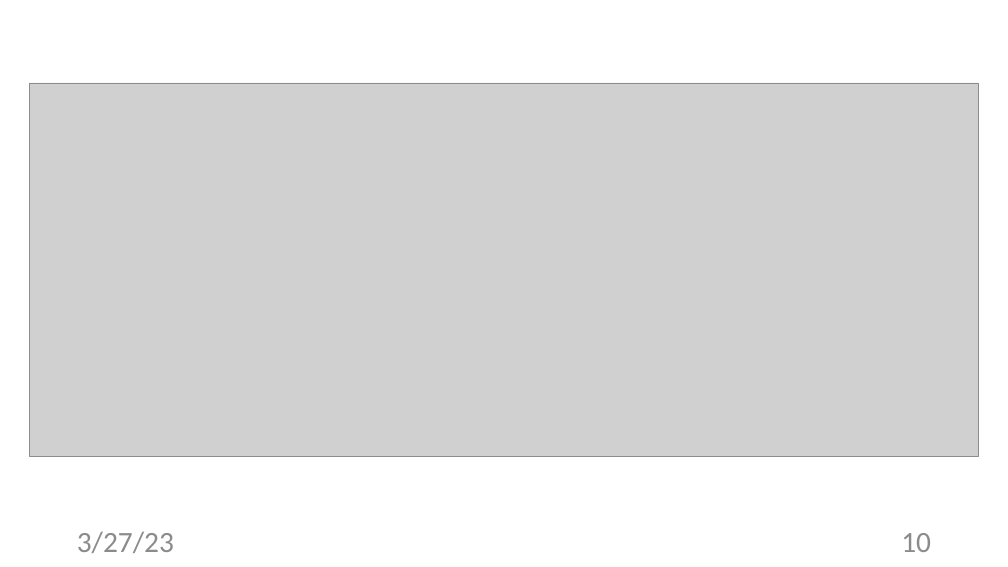
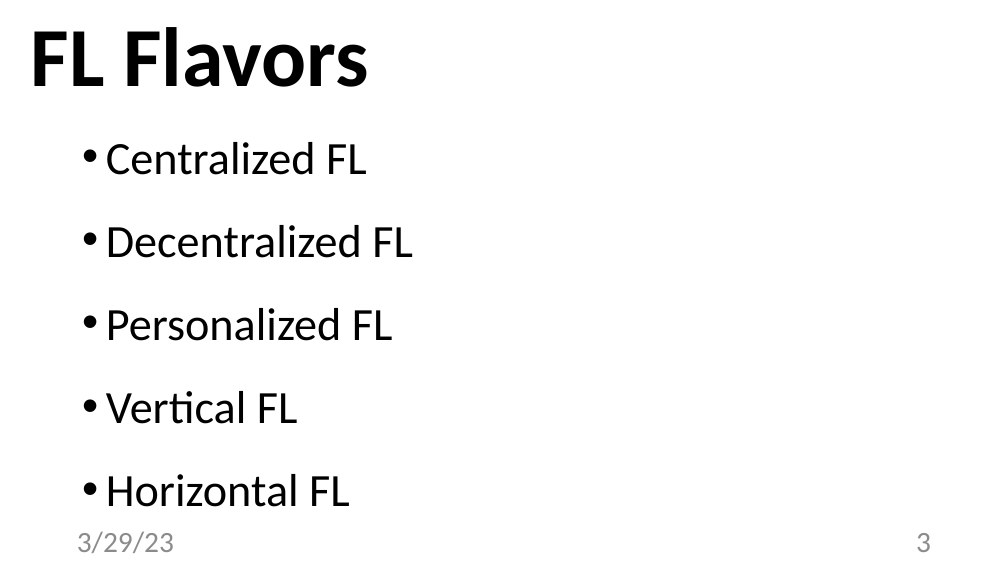
Before and after one commit to alexjungaalto/FederatedLearning, a slide deck: slide 3 of slides/CS-E4740_FLMainFlavors.pptx (slide 10 before the commit). Drawn at 1008x567 pixels with LibreOffice and Linux fonts; fonts in the diff are those of the drawing; grey boxes stand for pictures. Boxes give left, top, right and bottom in pixels: in the first picture for what was removed or moved away, otherwise in the second. Text is boxed around its words. In the diff, an @@ line names an element or a change of style, - is before the commit and + after.

```diff
--- a/slides/CS-E4740_FLMainFlavors.pptx
+++ b/slides/CS-E4740_FLMainFlavors.pptx
@@ title added at bbox=[31, 27, 369, 87], 80 pt, text #000000, bold @@
+FL Flavors
@@ picture removed at bbox=[29, 83, 979, 457] @@
@@ text added at bbox=[106, 142, 413, 507], 44 pt, text #000000 @@
+• Centralized FL
+• Decentralized FL
+• Personalized FL
+• Vertical FL
+• Horizontal FL
@@ text at bbox=[77, 531, 174, 553]: text changed @@
-3/27/23
+3/29/23
@@ page number at bbox=[916, 533, 931, 552]: text changed @@
-10
+3
```
Also in this commit, not shown: 7 other slides changed, 5 slides added, 7 slides removed, 7 other files.
